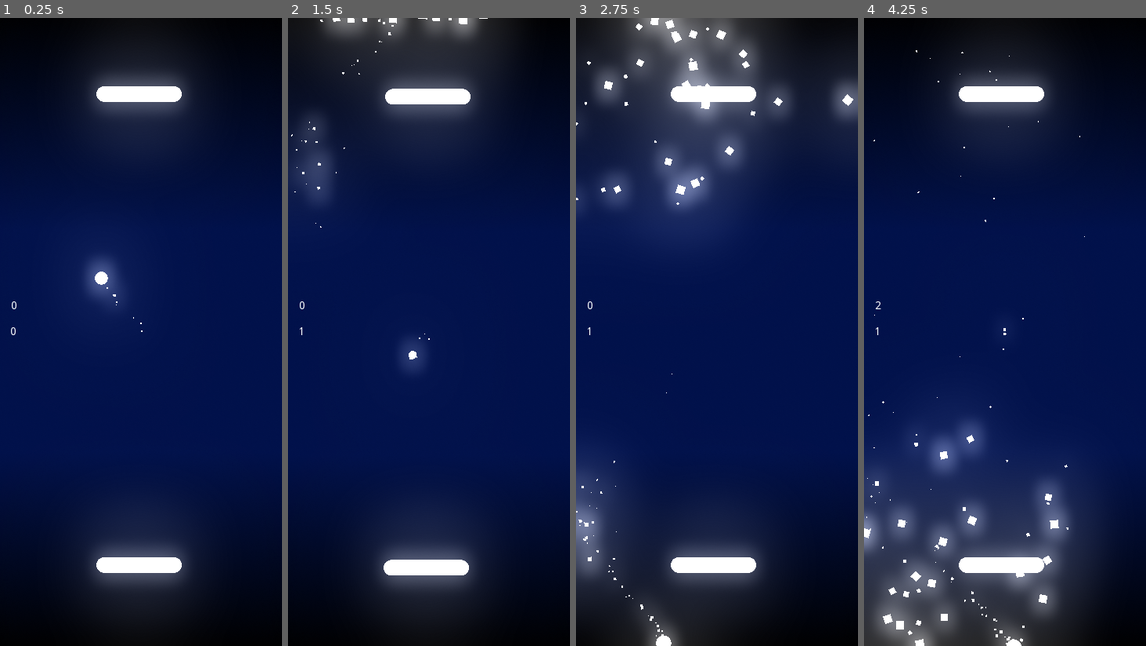
Above: before the commit, frames 1-4 (left to right).
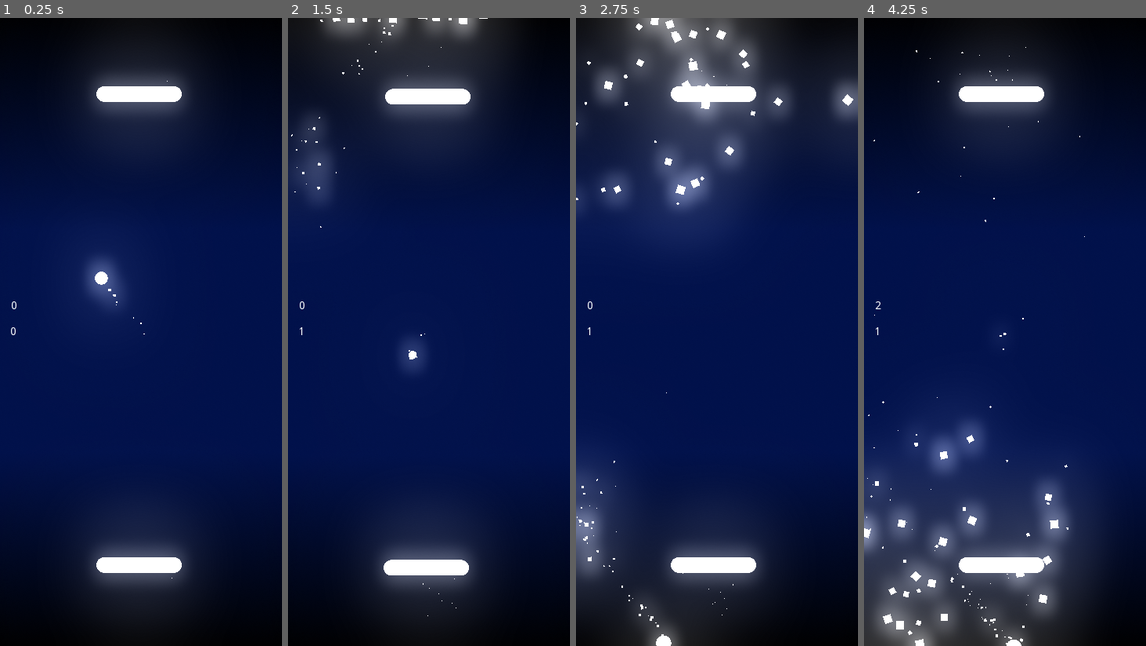
Above: after the commit, the same moments.

Repository: EmilienLeroy/DuoPong
Game: Godot game, scene res://main.tscn
Same seed, same stepped clock (60 frames per second), same inputs: the game is played once before the commit and once after it.
Inputs (mouse positions are in pixels of both pictures, inside the frame that each line leads up to):
- Up to frame 1 (0.25 s): no input
- Up to frame 2 (1.5 s): drag from (426, 93) to (426, 564) at 0.52 s; drag from (426, 564) to (426, 93) at 1.27 s
- Up to frame 3 (2.75 s): move the mouse to (745, 193) at 2.02 s; click (745, 193) at 2.17 s
- Up to frame 4 (4.25 s): drag from (990, 457) to (920, 237) at 2.77 s; move the mouse to (1089, 426) at 3.52 s; click (1089, 426) at 3.67 s

The runs differ from the first frame. In frame 1, less than 0.1% of the frame differs, in the area x 37-62%, y 10-90%; in frame 2, less than 0.1%; in frame 3, less than 0.1%; in frame 4, less than 0.1%, in the area x 3-59%, y 4-100%.

Commit message:
✨ Add particles on player

Diff:
--- a/entities/player/player.gd
+++ b/entities/player/player.gd
@@ -1,9 +1,11 @@
 extends KinematicBody2D
 
 export var playable = true;
+export var goal_position = Position.Top;
 
 func _ready():
-	$Touch.connect("input_event", self, "on_input_event")
+	$Touch.connect("input_event", self, "on_input_event");
+	$Particles.direction.y = goal_position;
 	pass
 
 func on_input_event(viewport, event, shape_idx):
--- a/entities/player/player.tscn
+++ b/entities/player/player.tscn
@@ -1,8 +1,11 @@
-[gd_scene load_steps=8 format=2]
+[gd_scene load_steps=9 format=2]
 
 [ext_resource path="res://entities/player/player.gd" type="Script" id=1]
 [ext_resource path="res://assets/player.png" type="Texture" id=2]
 [ext_resource path="res://assets/color.gdshader" type="Shader" id=3]
+
+[sub_resource type="Curve" id=6]
+_data = [ Vector2( 0, 0.967405 ), 0.0, 0.0, 0, 0, Vector2( 0.970443, 0.0394771 ), 0.0, 0.0, 0, 0 ]
 
 [sub_resource type="ShaderMaterial" id=4]
 shader = ExtResource( 3 )
@@ -18,6 +21,24 @@
 
 [node name="Player" type="KinematicBody2D"]
 script = ExtResource( 1 )
+
+[node name="Particles" type="CPUParticles2D" parent="."]
+amount = 20
+lifetime = 2.0
+local_coords = false
+emission_shape = 2
+emission_rect_extents = Vector2( 50, 1 )
+direction = Vector2( 0, 1 )
+spread = 0.0
+gravity = Vector2( 0, 0 )
+initial_velocity = 69.63
+angular_velocity = 99.08
+angular_velocity_random = 1.0
+radial_accel = -50.0
+radial_accel_random = 1.0
+angle = 145.3
+angle_random = 1.0
+scale_amount_curve = SubResource( 6 )
 
 [node name="Sprite" type="Sprite" parent="."]
 material = SubResource( 4 )
--- a/scenes/game/game.gd
+++ b/scenes/game/game.gd
@@ -22,6 +22,8 @@
 
 func add_player(playable, position):
 	var player = Player.instance();
+
+	player.goal_position = position;
 
 	add_child(player);
 
